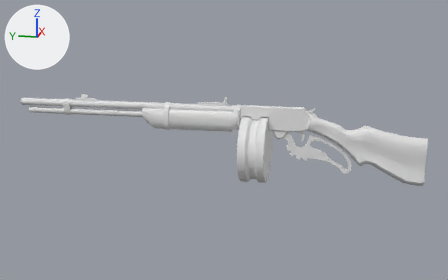
What one commit did to the FBX model Art/Animations/WEP_LeverActionRifle_001/WEP_LeverActionRifle_Shoot_001.fbx.
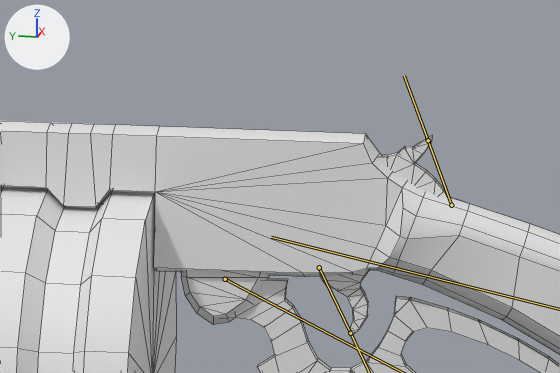
Each version is shown whole from a camera (50 mm lens) standing at (-1.779, -0.162, 0.424) and looking at (0.006, 0.195, -0.022), then close up on the part from 54% to 75% of the width and 30% to 53% of the height. The axes (+X, +Y, +Z) are drawn at upper left. The lights are the same throughout. Both versions are drawn at frame 1 of the action 'ARM_LeverActionRifle_001|Untitled'; the numbers are the values there. The bones that bend it are drawn over the model as lines in the close-ups. The close-ups show mesh edges as thin lines.

In view in the first close-up: 'WEP_LeverActionRifle_001'.
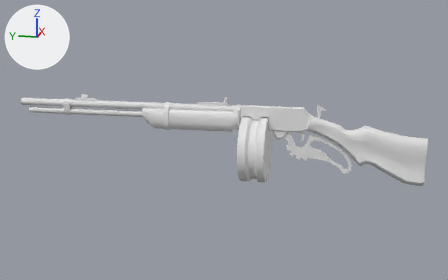
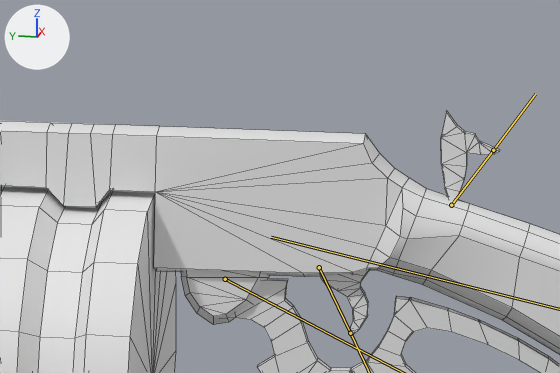
Changed parts and their boxes (x1, y1, x2, y2) in the close-ups (560 x 373 px):
'WEP_LeverActionRifle_001', posed
    before: (0, 121, 560, 373)
    after: (0, 111, 560, 373)
bone 'PullBack', root to tip
    before: (451, 205) to (428, 140)
    after: (451, 205) to (493, 150)

What the commit changed:
Bone 'PullBack' (bone_pullback) turns from (0, 0, 0) to (56, 0, 0) degrees about its own x, y and z.
Bone 'DrumMag' (bone_drummag) turns from (0, 0, 0) to (0, -5, 0) degrees about its own x, y and z.
